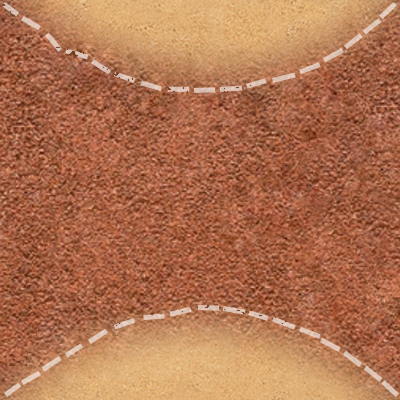
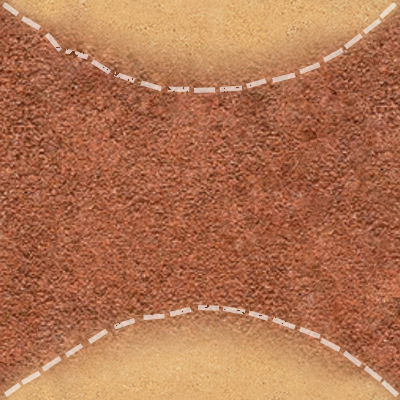
Layered file, before and after one edit (w=400, h=400). Changes by layer:
painted on "Линия 17" (1st of 2) over [32, 21, 71, 35]
painted on "Линия 17" (2nd of 2) over [22, 366, 382, 383]
painted on "Слой 2" over [0, 0, 400, 400]
